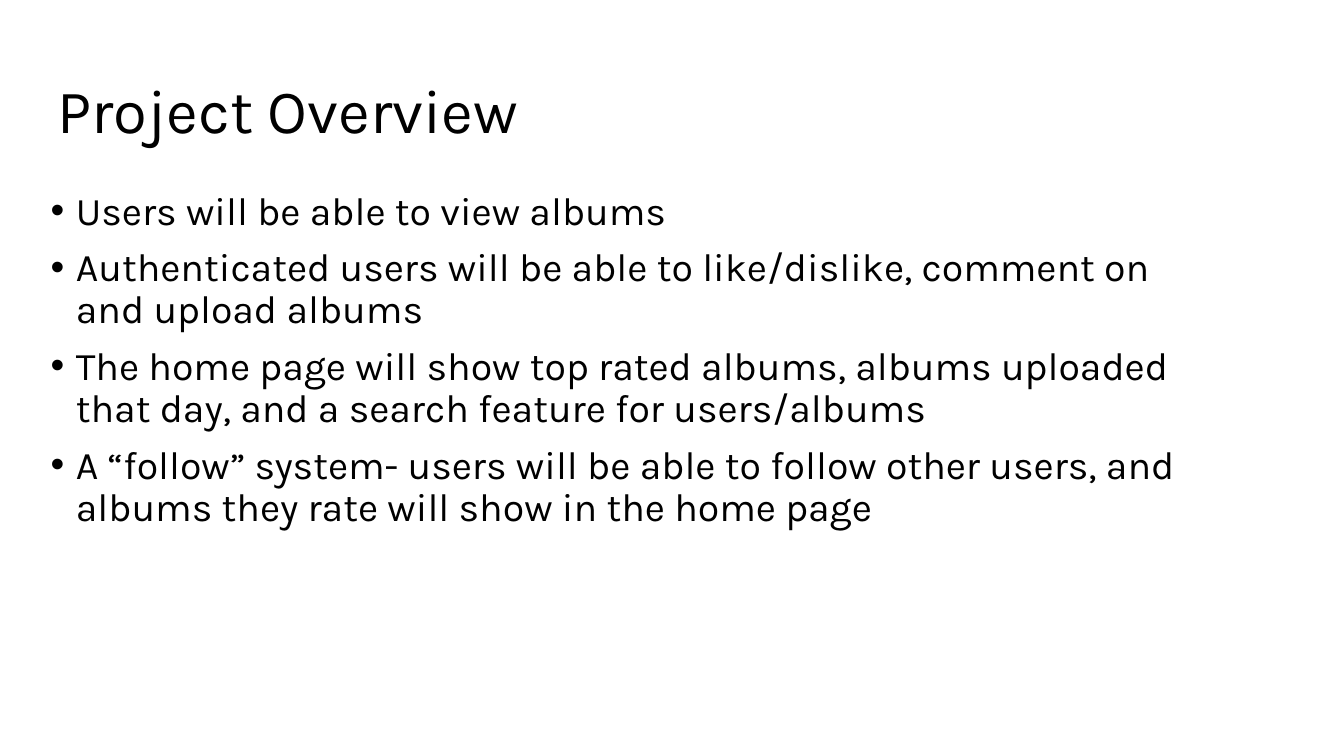
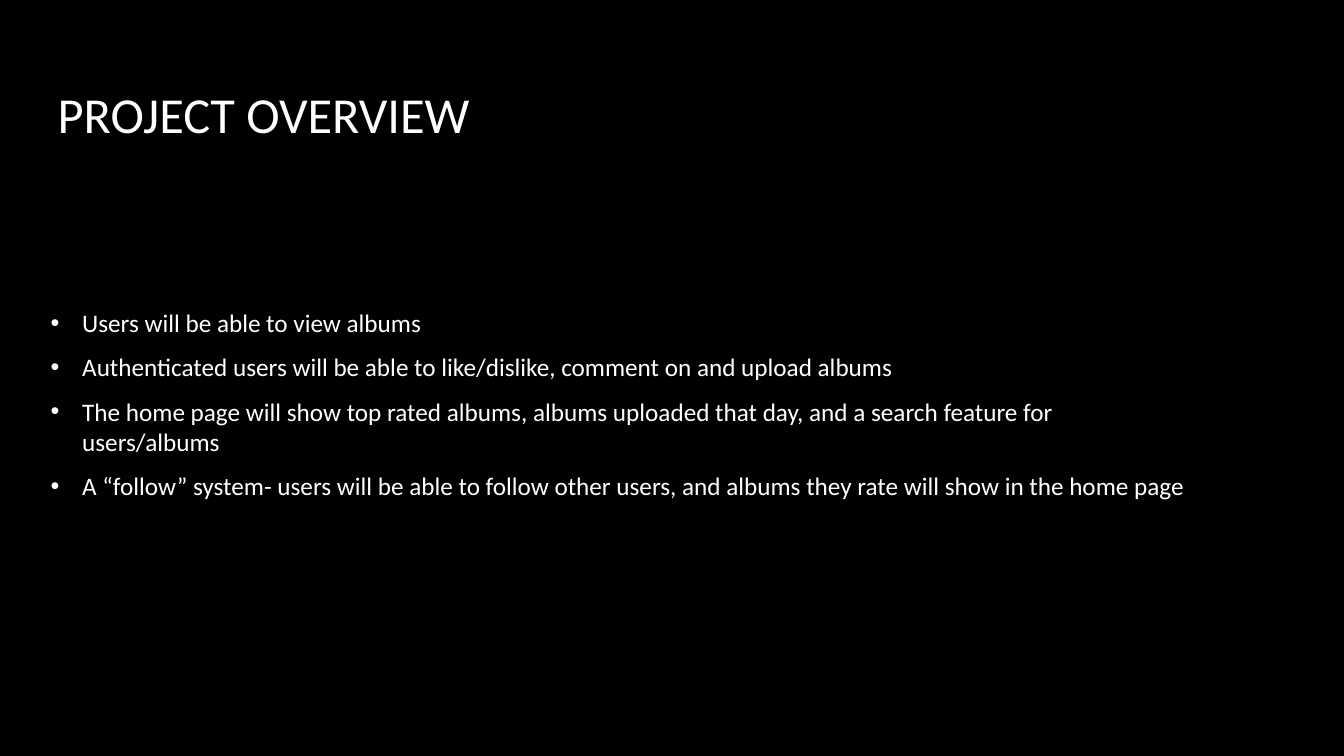
Before and after one commit to MalachyMcGinnity/WAD2GroupProject, a slide deck: slide 2 of WAD2 Group Project Design Spec.pptx. Drawn at 1344x756 pixels with LibreOffice and Linux fonts; fonts in the diff are those of the drawing; background and template pictures are left out. Boxes give left, top, right and bottom in pixels: in the first picture for what was removed or moved away, otherwise in the second. Text is boxed around its words. In the diff, an @@ line names an element or a change of style, - is before the commit and + after.

```diff
--- a/WAD2 Group Project Design Spec.pptx
+++ b/WAD2 Group Project Design Spec.pptx
@@ background #FFFFFF to picture (left out) @@
@@ title at (58, 100, 469, 134): text changed; size 44 to 36 pt; font Karla to Calibri; text colour #000000 to #FFFFFF @@
-Project Overview
+PROJECT OVERVIEW
@@ text "Users will be able to ..." at (82, 314, 1183, 500): size 28 to 18 pt, font Karla to Calibri, text colour #000000 to #FFFFFF; indent changed; line spacing 0.9 to 1; vertical alignment top to middle @@
```
Also in this commit, not shown: 5 other slides changed.
